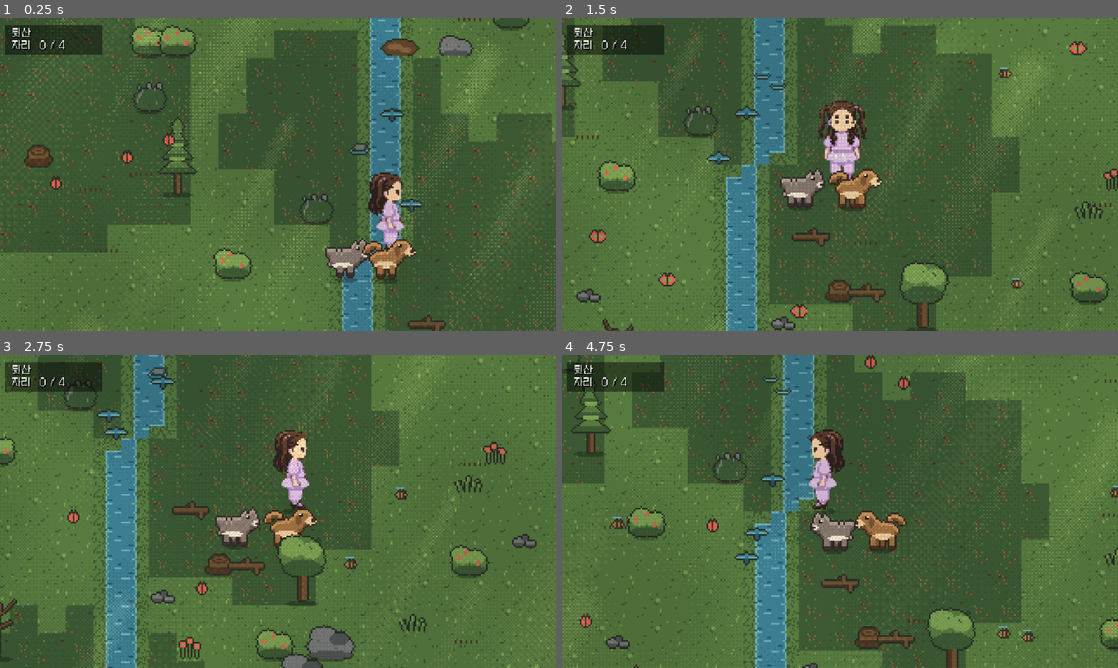
Above: before the commit, frames 1-4 (two rows, left to right).
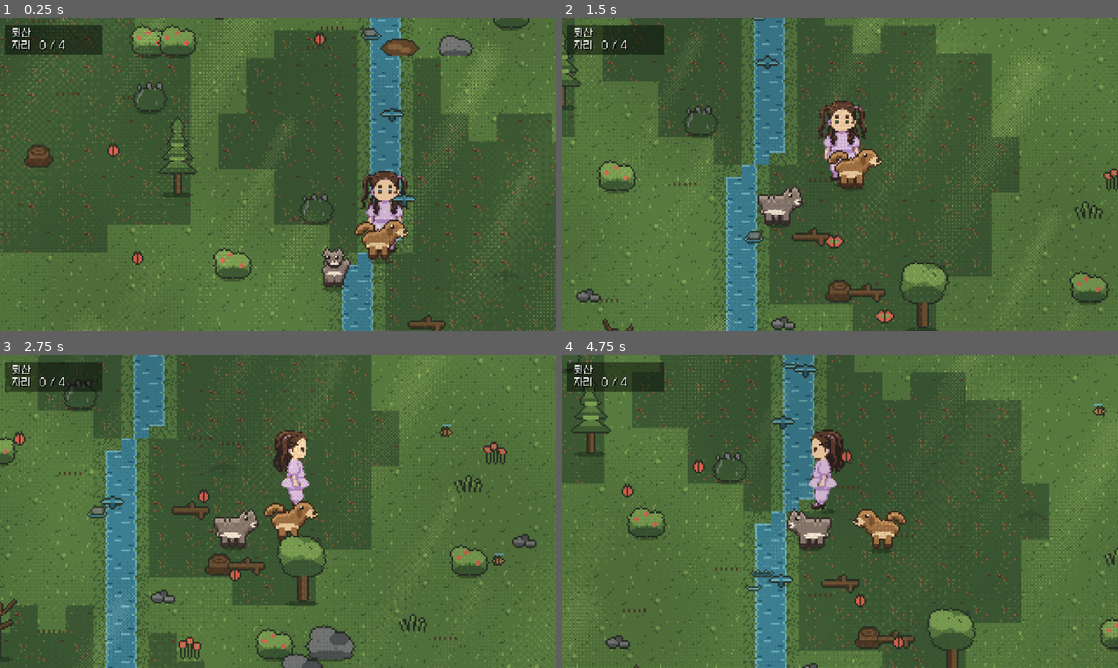
Above: after the commit, the same moments.

Repository: MarcLJLee/everden
Game: Godot game, scene res://scenes/field/Field.tscn
Two runs of this game, one before a commit and one after it. Both use one fixed random seed, a clock stepped at 60 frames per second and the inputs below. This scene is started directly instead of the project's main scene.
Inputs (mouse positions are in pixels of both pictures, inside the frame that each line leads up to):
- Up to frame 1 (0.25 s): no input
- Up to frame 2 (1.5 s): tap Enter (open_menu) at 0.5 s; move the mouse to (962, 158) at 0.52 s; hold D (move_right) 0.53-1.28 s; hold Space (interact) 0.53-1.28 s; click (962, 158) at 0.67 s; move the mouse to (728, 190) at 1.27 s; hold S (move_down) from 1.28 s (still down); tap Space (interact) at 1.35 s
- Up to frame 3 (2.75 s): move the mouse to (333, 442) at 2.02 s; release S (move_down) at 2.03 s; hold D (move_right) from 2.03 s (still down); hold Space (interact) from 2.03 s (still down)
- Up to frame 4 (4.75 s): move the mouse to (812, 574) at 2.77 s; release D (move_right) at 2.78 s; release Space (interact) at 2.78 s; hold W (move_up) 2.78-3.53 s; tap Space (interact) at 2.85, 4.35 s; click (812, 574) at 2.92 s; move the mouse to (1006, 558) at 3.52 s; hold Space (interact) 3.53-4.28 s; hold A (move_left) from 3.53 s (still down); move the mouse to (673, 464) at 4.27 s

The runs differ from the first frame. In frame 1, 3.8% of the frame differs, in the area x 5-87%, y 0-88%; in frame 2, 3.7%; in frame 3, 2.4%; in frame 4, 3.5%.

Commit message:
멈춰도 보던 쪽을 · 걸으면 발이 움직이게 · 동료는 어슬렁거리게
셋 다 지적받은 것이다.

정지 상태를 좌우로 돌리는 규칙은 측면 1방향인 몸에만 있는 것이었다.
플레이어는 앞·옆·뒤 그림이 다 있으니 남쪽으로 걸어오다 서면 정면이 그대로
남는다 — 그림이 있는데 굳이 돌릴 이유가 없다.

걷는 두 칸이 같아서 발이 안 움직였다. 시안이 정지 셋뿐이라 두 번째 칸을
만들어 넣는다: 앞·뒤는 왼다리를 한 칸 들고, 옆은 다리를 한 칸 앞으로.
달라지는 곳은 아래쪽뿐이어야 한다 — 머리가 흔들리면 그건 걷기가 아니다.

동료가 들러붙어 있었다. 꼬리 흔들기를 살리려고 자리에 딱 붙여 세운 탓이다.
잡은 게 없으면 곁에서 어슬렁거린다 — 목표는 가끔만 바꾸고 반쯤은 선다.
속도에 바닥을 뒀다: 목표가 가까우면 속도도 줄어드는 식이라 바닥이 없으면
한 뼘 움직이는 데 몇 초가 걸려 기어가는 것으로 보인다.

회귀도 손봤다. 판정을 조건부로 감싸면 통과 수가 판마다 달라져 "조용히
사라짐" 과 구분이 안 된다 — 못 찾은 것 자체를 실패로 적는다. 유도 판정은
대상을 하나만 보여주고 동료가 갈 수 있는 쪽에 둔다. 411개, 3회 연속 동일.

Diff:
--- a/scripts/actor/Actor.gd
+++ b/scripts/actor/Actor.gd
@@ -184,6 +184,12 @@
 			position = position.clamp(bounds.position, bounds.end)
 		_apply_facing(_facing_from(move_vector))
 		_walk_phase += delta * _tuning.walk_cycle_hz
+	elif facing_set == "four":
+		# ★ 4방향 몸은 **멈춰도 보던 쪽을 그대로 본다** (사용자 지적).
+		#   남쪽으로 걸어오다 서면 정면이 그대로 남는다 — 그림이 있는데 굳이 돌릴 이유가 없다.
+		#   좌우 2방향 규칙은 **측면 1방향인 몸**에만 있는 것이다.
+		if look_direction.length() > 0.05:
+			_apply_facing(_facing_from(look_direction))
 	elif absf(look_direction.x) > 0.05:
 		# 대기 스프라이트는 좌우 2방향뿐이다 (BRIEF §4.5).
 		# 정지 상태에서 북/남을 바라보게 두면 측면 몸통에 정면 눈이 얹힌다.
@@ -209,6 +215,20 @@
 	if facing == "east" or facing == "west":
 		_last_horizontal = facing
 	_body.apply_facing(facing)
+
+
+## 서 있을 때 쓸 그림. 4방향 몸은 **보던 쪽 그림으로 선다.**
+##
+## ⚠️ `idle` 한 장만 쓰면 남쪽을 보고 서 있어도 옆모습이 나온다 — 정면 그림이 있는데도.
+##    전용 `idle_남/북` 이 있으면 그것을, 없으면 걷기 시트의 **첫 칸**을 선 자세로 쓴다.
+func _resting_pose() -> String:
+	if facing_set != "four":
+		return "idle"
+	var frames := _body_sprite.sprite_frames
+	for name in ["idle_%s" % facing, "move_%s" % facing]:
+		if facing in ["north", "south"] and frames.has_animation(name):
+			return name
+	return "idle"
 
 
 ## 걷기 프레임과 바운스를 같은 위상에서 뽑는다 — 둘이 어긋나면 발이 땅에서 뜬다.
@@ -224,7 +244,7 @@
 		_body.position.y = float(-_tuning.bounce_height_px * step)
 	else:
 		var special := play_special and _body_sprite.sprite_frames.has_animation("special")
-		_body_sprite.animation = "special" if special else "idle"
+		_body_sprite.animation = "special" if special else _resting_pose()
 		_body_sprite.frame = int(_walk_phase) % 2 if special else 0
 		if special:
 			_walk_phase += 0.08   # 대기 중에도 특징 동작은 움직여야 한다
--- a/scripts/field/Field.gd
+++ b/scripts/field/Field.gd
@@ -53,6 +53,8 @@
 var _promotion_px := 0.0
 var _props: Array = []
 var _region_name := ""
+## 동료마다의 어슬렁 목표. 잡은 게 없을 때 곁에서 조금씩 돌아다닌다.
+var _strolls := {}
 var _last_weather_name := ""
 ## 지금 원정 중인 지역. 세계 지도가 생기면 거기서 정해진다 (BRIEF §3.9).
 @export var region_id := "home_hills"
@@ -307,12 +309,17 @@
 		var companion: Actor = active[index]
 		var lateral := tuning.tile_size * 0.9 * (1.0 if index % 2 == 0 else -1.0)
 		var goal := player.position + Vector2(lateral, tuning.follow_distance * tuning.tile_size)
+		# ★ **잡은 게 없으면 곁에서 어슬렁거린다** (사용자 지적).
+		#   자리에 딱 붙여 세웠더니 플레이어에게 들러붙은 것처럼 보였다 —
+		#   개는 따라오면서도 여기저기 코를 박는다. 그게 살아 있는 것으로 읽힌다.
+		goal += _stroll(companion, delta)
 		goal = lead_goal(companion, goal)
 		var to_goal := goal - companion.position
 		var distance := to_goal.length()
-		companion.speed_tiles = minf(
-			tuning.move_speed * tuning.companion_speed_scale,
-			distance / tuning.tile_size * 2.5)
+		# ⚠️ 목표가 가까우면 속도도 같이 줄어드는데, **바닥이 없으면 기어간다** —
+		#   곁에서 한 뼘 어슬렁거리는 데 몇 초가 걸려서 걷는 걸로 안 보인다.
+		companion.speed_tiles = clampf(distance / tuning.tile_size * 2.5,
+			tuning.move_speed * 0.45, tuning.move_speed * tuning.companion_speed_scale)
 		# ⚠️ 한 걸음 안쪽이면 **딱 붙여 세운다.** 지나쳤다 돌아오기를 반복하면
 		#    줄 끝에서 부르르 떨고, 멈춰야 나오는 **꼬리 흔들기가 안 나온다**
 		#    (특징 동작은 서 있을 때만 재생된다).
@@ -334,6 +341,23 @@
 	var toward: Vector2 = hit.animal.position - player.position
 	var far: float = minf(toward.length(), tuning.lead_leash * tuning.tile_size)
 	return player.position + toward.normalized() * far
+
+
+## 곁에서의 어슬렁. 잡은 게 있으면 lead_goal 이 이 값을 덮어쓴다.
+## ⚠️ 목표를 **가끔만** 바꾼다. 매 프레임 흔들면 걷는 게 아니라 떠는 것으로 보인다.
+func _stroll(companion: Actor, delta: float) -> Vector2:
+	var state: Dictionary = _strolls.get(companion, {"at": Vector2.ZERO, "left": 0.0})
+	state["left"] = float(state["left"]) - delta
+	if float(state["left"]) <= 0.0:
+		state["left"] = _rng.randf_range(1.4, 3.2)
+		# 반쯤은 제자리에 선다 — 늘 움직이면 그것대로 부산하다
+		if _rng.randf() < 0.45:
+			state["at"] = Vector2.ZERO
+		else:
+			state["at"] = Vector2.from_angle(_rng.randf() * TAU) \
+				* _rng.randf_range(0.4, 1.3) * tuning.tile_size
+	_strolls[companion] = state
+	return state["at"]
 
 
 func _sync_companion_visibility() -> void:
--- a/tools/smoke_test.gd
+++ b/tools/smoke_test.gd
@@ -7,7 +7,7 @@
 extends SceneTree
 
 ## 이 아래로 떨어지면 어딘가에서 판정이 조용히 끊긴 것이다.
-const FLOOR := 388
+const FLOOR := 404
 
 var _pass := 0
 var _fail := 0
@@ -95,6 +95,10 @@
 	_check("북향에서 눈·입이 숨는다", not eye.visible and not body.get_node("Mouth").visible)
 
 	player.move_vector = Vector2.RIGHT
+	await process_frame
+	# ⚠️ 기준은 **같은 방향으로 걷기 시작한 뒤**에 잡는다. 방향이 바뀌면 앵커도 바뀌는 게
+	#    맞으므로(정면 눈과 옆 눈은 자리가 다르다), 방향이 섞인 값과 견주면 헛돈다.
+	eye_offset_before = eye.position
 	var seen := {}
 	var non_integer := false
 	for i in 40:
@@ -104,8 +108,11 @@
 			non_integer = true
 	_check("바운스가 Body 노드 Y로 일어난다", seen.size() >= 2, "관측된 Y: %s" % [seen.keys()])
 	_check("Body.position.y 가 정수 픽셀", not non_integer, "관측된 Y: %s" % [seen.keys()])
+	# ⚠️ 걷는 동안 **프레임이 바뀌어도** 얼굴 앵커와 몸통 자리는 그대로여야 한다.
+	#    (방향이 바뀌면 앵커도 바뀌는 게 맞다 — 그건 아래에서 따로 본다)
 	_check("스프라이트는 제자리 — 얼굴 앵커가 프레임마다 흔들리지 않는다",
-		eye.position == eye_offset_before and body_sprite.position == player.canvas_offset)
+		eye.position == eye_offset_before and body_sprite.position == player.canvas_offset,
+		"눈 %s→%s" % [eye_offset_before, eye.position])
 
 	# 접지선이 캔버스 맨 아래가 아닌 그림이 있다 — 그대로 놓으면 그림자 위에 뜬다
 	var ground: Dictionary = SpriteLibrary.ground_info(
@@ -122,17 +129,39 @@
 	await process_frame
 	_check("정지하면 바운스가 0으로 돌아온다", body.position.y == 0.0)
 
-	# 대기는 좌우 2방향뿐 — 정지 중에 북/남을 보면 측면 몸통에 정면 눈이 얹힌다 (BRIEF §4.5)
+	# ★ **4방향 몸은 멈춰도 보던 쪽을 그대로 본다** (사용자 지적).
+	#   남쪽으로 걸어오다 서면 정면이 그대로 남는다 — 그림이 있는데 굳이 돌릴 이유가 없다.
 	player.look_direction = Vector2.UP
 	await process_frame
-	_check("정지 중 위를 봐도 방향은 좌우로 유지된다",
-		player.facing == "east" or player.facing == "west", player.facing)
-	_check("정지 중에는 얼굴이 사라지지 않는다", eye.visible)
+	_check("4방향 몸은 멈춰도 북향을 지킨다", player.facing == "north", player.facing)
+	_check("북향에서는 얼굴이 숨는다", not eye.visible)
+	player.look_direction = Vector2.DOWN
+	await process_frame
+	_check("남쪽을 보고 서면 정면이 남는다", player.facing == "south", player.facing)
+	_check("정면에서는 얼굴이 보인다", eye.visible)
+	_check("서 있어도 그쪽 그림을 쓴다",
+		String(body_sprite.animation) in ["move_south", "idle_south"],
+		String(body_sprite.animation))
 	player.look_direction = Vector2(-1, -3)
 	await process_frame
-	_check("정지 중 왼쪽 위를 보면 서향이 된다", player.facing == "west", player.facing)
+	_check("왼쪽 위를 보면 북향이다", player.facing == "north", player.facing)
 	player.look_direction = Vector2.ZERO
 	await process_frame
+
+	# 측면 1방향인 몸은 예전 규칙 그대로 — 정지 중에 북/남을 보면 측면 몸통에 정면 눈이 얹힌다
+	# ⚠️ 개체를 못 찾으면 판정을 **건너뛰지 않는다.** 건너뛰면 통과 수가 판마다 달라져서
+	#    "조용히 사라짐" 과 구분이 안 된다 — 못 찾은 것 자체를 실패로 적는다.
+	var sider: Actor = _promoted(field, "squirrel")
+	_check("측면 1방향 몸을 하나 잡았다", sider != null)
+	if sider != null:
+		sider.move_vector = Vector2.ZERO
+		sider.look_direction = Vector2.UP
+		await process_frame
+		_check("측면 1방향 몸은 정지 중 좌우로 유지된다",
+			sider.facing in ["east", "west"], sider.facing)
+		sider.look_direction = Vector2.ZERO
+	else:
+		_check("측면 1방향 몸은 정지 중 좌우로 유지된다", false, "개체를 못 찾았다")
 
 	# 눈은 공용이 원칙이고, 어느 쪽을 볼지는 데이터의 eye_style 이 정한다.
 	# 폴더가 있느냐로 정하면 종 폴더가 다시 생성되는 순간 조용히 그쪽으로 끌려간다.
@@ -1694,6 +1723,15 @@
 	lead_dog.position = field.player.position
 	lead_cat.position = field.player.position
 	var leash: float = field.tuning.lead_leash * field.tuning.tile_size
+	# ⚠️ 대상을 **동료가 갈 수 있는 쪽**에 둔다. 물이나 바위 쪽이면 도중에 멈춰서
+	#    유도가 되는데도 "안 간다" 로 읽힌다.
+	var dog_way := Vector2(60, 0)
+	for turn in 8:
+		var probe := Vector2.RIGHT.rotated(TAU * float(turn) / 8.0) * 60.0
+		if field.terrain.can_stand(field.player.position + probe, field.schema,
+				lead_dog.habitat):
+			dog_way = probe
+			break
 	var ahead := 0.0
 	var toward := 0.0
 	for step in 240:
@@ -1703,10 +1741,12 @@
 		#    판정이 날씨에 따라 깜빡인다. 넉넉히 안쪽에 둔다.
 		# ⚠️ **감각이 겨우 닿는 거리에 두지 않는다.** 150px 에 뒀더니 네 판에 한 번
 		#    감지가 안 잡혀 판정이 깜빡였다 — 어떤 감각으로도 확실히 닿는 자리에 둔다.
-		smelly_one.position = field.player.position + Vector2(60, 0)
+		smelly_one.position = field.player.position + dog_way
 		field.guide.set_weather_axes(clear_sky)
 		field._follow_player(1.0 / 60.0)
-		field.guide.update(field._active_companions(), field.sim.present_animals())
+		# ⚠️ **대상을 하나만 보여준다.** 여럿이면 잡는 것이 프레임마다 바뀌어
+		#    값이 판마다 깜빡인다 — 이 판정이 재려는 것은 "잡은 쪽으로 가는가" 하나다.
+		field.guide.update([lead_dog], [smelly_one])
 		await process_frame
 		ahead = maxf(ahead, lead_dog.position.distance_to(field.player.position))
 		toward = maxf(toward, (lead_dog.position - field.player.position)
@@ -1735,22 +1775,44 @@
 	# ★ **종을 보지 않는다.** 고양이도 자기가 잡은 쪽으로 가서 거기서 액션을 한다.
 	#   유도는 동료의 감각이 만드는 것이지 그 동료가 개라서가 아니다 (원칙 4).
 	var seeing := _find_animal(field, "squirrel")
-	for step in 200:
+	# ⚠️ **재는 동안 내내 잰다.** 마지막 한 프레임만 보면 그때 잡은 것이 바뀌어 있어
+	#    값이 판마다 깜빡인다 (실제로 네 판에 한 번 8px 이 나왔다).
+	var cat_best := 0.0
+	lead_cat.position = field.player.position
+	# ⚠️ 대상을 **동료가 갈 수 있는 쪽**에 둔다. 물이나 바위 쪽에 두면 동료가 도중에
+	#    멈춰서, 유도가 되는데도 "안 간다" 로 읽힌다.
+	var cat_way := Vector2(0, -40)
+	for turn in 8:
+		var probe := Vector2.RIGHT.rotated(TAU * float(turn) / 8.0) * 40.0
+		if field.terrain.can_stand(field.player.position + probe, field.schema,
+				lead_cat.habitat):
+			cat_way = probe
+			break
+	for step in 240:
 		seeing.present = true
-		seeing.position = field.player.position + Vector2(0, -60)
+		# ⚠️ 시야는 지형에 깎인다(숲에서 짧아진다). 지형까지 못 박을 게 아니면
+		#    **어떤 지형에서도 닿는 거리**에 둬야 판정이 안 깜빡인다.
+		seeing.position = field.player.position + cat_way
 		field.guide.set_weather_axes(clear_sky)
 		field._follow_player(1.0 / 60.0)
-		field.guide.update(field._active_companions(), field.sim.present_animals())
+		field.guide.update([lead_cat], [seeing])
 		await process_frame
-	if field.guide.leads.has(lead_cat):
-		var cat_way: Vector2 = lead_cat.position - field.player.position
-		var wanted: Vector2 = (field.guide.leads[lead_cat].animal.position
-			- field.player.position).normalized()
-		_check("고양이도 자기가 잡은 쪽으로 간다", cat_way.dot(wanted) > leash * 0.5,
-			"%.0fpx" % cat_way.dot(wanted))
+		if field.guide.leads.has(lead_cat):
+			var way: Vector2 = (field.guide.leads[lead_cat].animal.position
+				- field.player.position).normalized()
+			cat_best = maxf(cat_best,
+				(lead_cat.position - field.player.position).dot(way))
+	# ⚠️ 조건부로 감싸면 통과 수가 판마다 달라져서 "조용히 사라짐" 과 구분이 안 된다.
+	var cat_leads: bool = field.guide.leads.has(lead_cat)
+	_check("고양이가 무언가를 잡았다", cat_leads)
+	if cat_leads:
+		_check("고양이도 자기가 잡은 쪽으로 간다", cat_best > 18.0,
+			"%.0fpx (목표 %.0fpx)" % [cat_best, minf(40.0, leash)])
 		_check("고양이도 거기서 액션을 한다", lead_cat.play_special)
-		_check("액션 그림이 종마다 있다",
-			SpriteLibrary.has_art(lead_cat.species_id))
+	else:
+		_check("고양이도 자기가 잡은 쪽으로 간다", false, "잡은 게 없다")
+		_check("고양이도 거기서 액션을 한다", false, "잡은 게 없다")
+	_check("액션 그림이 종마다 있다", SpriteLibrary.has_art(lead_cat.species_id))
 
 	# 잡은 게 없으면 제자리로 돌아온다 — 늘 앞서 있으면 그게 유도로 안 읽힌다
 	var was_present := {}
@@ -1766,8 +1828,34 @@
 			< field.tuning.follow_distance * field.tuning.tile_size + 24.0,
 		"%.0fpx" % lead_dog.position.distance_to(field.player.position))
 	_check("곁에 있을 때는 안 흔든다", not lead_dog.play_special)
+
+	# ★ **잡은 게 없으면 곁에서 어슬렁거린다** (사용자 지적).
+	#   자리에 딱 붙여 세웠더니 플레이어에게 들러붙은 것처럼 보였다.
+	var stops := 0
+	var spots := {}
+	for step in 600:
+		field._follow_player(1.0 / 60.0)
+		field.guide.update([], [])
+		await process_frame
+		spots[Vector2i(lead_dog.position.round())] = true
+		if lead_dog.move_vector.length() > 0.05:
+			stops += 1
+	_check("곁에서 돌아다닌다 — 들러붙지 않는다", spots.size() > 12,
+		"%d 곳 · 걷는 프레임 %d/600" % [spots.size(), stops])
+	_check("가끔은 선다 — 늘 움직이면 부산하다", stops < 580,
+		"걷는 프레임 %d/600" % stops)
+	_check("그래도 곁을 떠나지는 않는다",
+		lead_dog.position.distance_to(field.player.position)
+			< field.tuning.tile_size * 4.0,
+		"%.0fpx" % lead_dog.position.distance_to(field.player.position))
 	for animal in was_present:
 		animal.present = bool(was_present[animal])
+	# ⚠️ 잰 뒤에는 **자리도 되돌린다.** 안 그러면 뒤에 오는 판정이 여기서 옮겨 둔
+	#    플레이어·동료 자리를 물려받아 엉뚱한 값을 본다.
+	field.player.position = field._bounds.size * 0.5
+	for companion in field.companions:
+		companion.position = field.player.position
+	field.player.move_vector = Vector2.ZERO
 	field.set_process(true)
 
 	# ★ **게이지는 동물 머리 위에 뜬다** (ui/screens.json · 사용자 지적).
@@ -1863,6 +1951,32 @@
 			doubled.append(id)
 	_check("필드에 같은 동료가 둘 나오지 않는다", doubled.is_empty(), "%s" % [doubled])
 
+	# ★ **걷는 두 칸이 같으면 발이 안 움직인다** (사용자 지적).
+	#   바운스는 노드 Y가 내지만, 다리가 그대로면 미끄러지는 것으로 보인다.
+	var walk_frames: SpriteFrames = field.player.get_node("Body/BodySprite").sprite_frames
+	for pose in ["move_south", "move_side", "move_north"]:
+		if not walk_frames.has_animation(pose):
+			_check("%s 걷기 그림이 있다" % pose, false)
+			continue
+		_check("%s 는 두 칸이다" % pose, walk_frames.get_frame_count(pose) == 2,
+			"%d 칸" % walk_frames.get_frame_count(pose))
+		var a := walk_frames.get_frame_texture(pose, 0).get_image()
+		var b := walk_frames.get_frame_texture(pose, 1).get_image()
+		var differ := 0
+		for y in a.get_height():
+			for x in a.get_width():
+				if a.get_pixel(x, y) != b.get_pixel(x, y):
+					differ += 1
+		_check("%s 의 두 칸이 다르다 — 발이 움직인다" % pose, differ >= 10,
+			"%d 픽셀" % differ)
+		# 달라지는 곳은 **아래쪽(다리)** 이어야 한다 — 머리가 흔들리면 그건 걷기가 아니다
+		var high := 0
+		for y in range(0, int(a.get_height() * 0.6)):
+			for x in a.get_width():
+				if a.get_pixel(x, y) != b.get_pixel(x, y):
+					high += 1
+		_check("%s 는 다리만 움직인다" % pose, high == 0, "위쪽이 %d 픽셀 달라졌다" % high)
+
 	# ★ 실제 날씨는 튀지 않는다 — 지금과 가까운 상태로만 옮겨간다 (사용자 지적)
 	var walker := WeatherSystem.new()
 	walker.setup(schema, RandomNumberGenerator.new(), {"초원": 2000, "숲": 600})
Binary file changed: sprites/extracted/player/idle.png
Binary file changed: sprites/extracted/player/move_north.png
Binary file changed: sprites/extracted/player/move_side.png
Binary file changed: sprites/extracted/player/move_south.png
Binary file changed: sprites/extracted/player/special.png
Not shown, changed: RUN.md
Not shown, changed: sprites/HANDOVER-player.md
